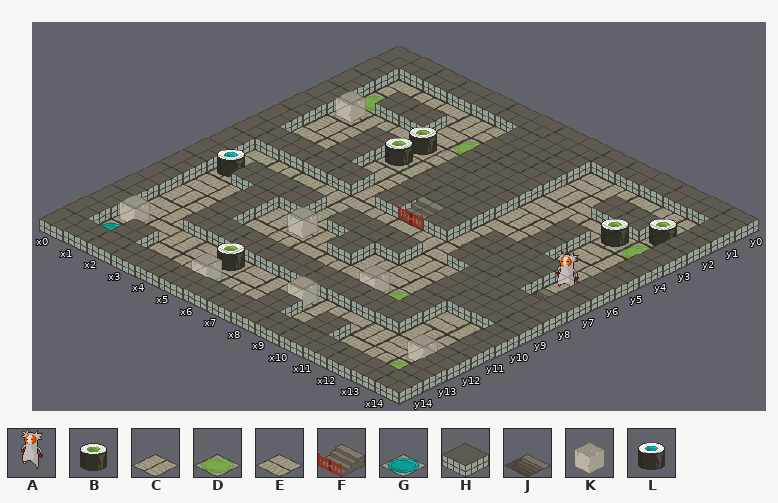
An edit to a level. Tiled map, game/data/levels/lvl03.tmx. The first picture shows the starting point.
Cells are 56x27 px. Isometric: x runs down to the right, y down to the left. Shown: x 0..14, y 0..14.
Key: from "tatami": A 0 "ned", B 3 "green_maki", C 4, D 5 "green_plate", E 9, F 11 "stairs", G 15 "blue_plate", H 20 "wall", J 21 "stairs", K 25 "box", L 28 "blue_maki".
_ is an empty cell.
Layer "plate_n_ground" before, first column x 0:
 0 ECECECECECECECE
 1 CECECECECECECEC
 2 EDECEDECECECECE
 3 CECECECECECECDC
 4 ECECECECECECECE
 5 CECECECECECECEC
 6 ECECECECECECECE
 7 CECECECECECECEC
 8 ECECECECECECECE
 9 CECECECECECECEC
10 ECECECECECDCECE
11 CECECECECECECEC
12 ECECECECECECECE
13 CGCECECECECECDC
14 ECECECECECECECE
Layer "game" before, first column x 0:
 0 HHHHHHHHHHHHHHH
 1 H_____HHH_____H
 2 H_HH__HHH__HHBH
 3 HK__B_HHH___B_H
 4 H__HB_HHH__H__H
 5 H__H__HHH__H__H
 6 HHHHH_HFH_HHHAH
 7 H_________HHHJH
 8 HLHHH_HHH__HHHH
 9 H__H_K_H___HHHH
10 H__H_____K_H__H
11 H__HHHHHHHHH__H
12 HK___B__K____KH
13 H_H__K__H_H___H
14 HHHHHHHHHHHHHHH
And afterwards:
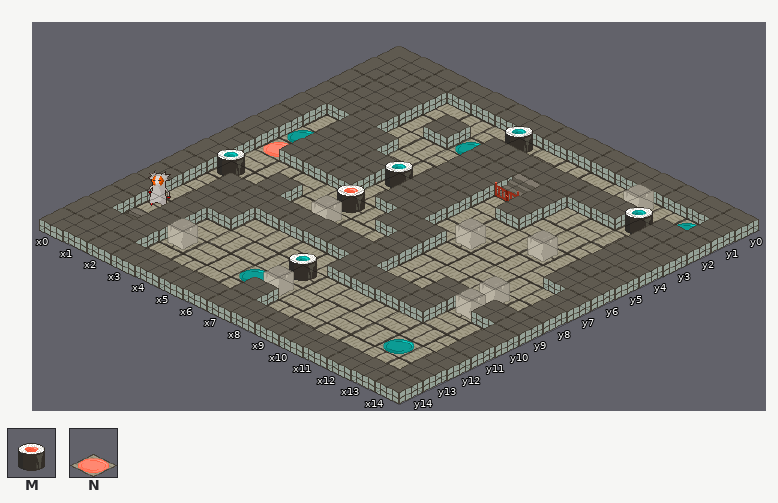
Further tiles: from "tatami": M 8 "orange_maki", N 10 "orange_plate".
The edit:
Changed rows in their new state; . is an unchanged cell.
Layer "plate_n_ground":
first column x 1:
 1 ............G
 2 CC..G........
 3 ..C.........E
 5 G............
 6 N............
 7 ......C......
 8 .......C.....
 9 ........C....
10 .........E...
12 .....G.....G.
13 E...........E
Layer "game":
first column x 1:
 1 HH...L__..K..
 2 H._H....HH.LH
 3 HH._...FH.._H
 4 .H._..._H._.H
 5 .H.HL.._..K.H
 6 _.....H_K___H
 7 ....M.HH.____
 8 ._._K__..._K_
 9 .H.HHH.H...K.
10 .H.....HHH...
11 AH____L____..
12 JHK._.K_...._
13 H..._.H_._...
Pixel boxes of the changes (left, top, right, bottom) in both pictures:
changed: (89, 69, 697, 369)
